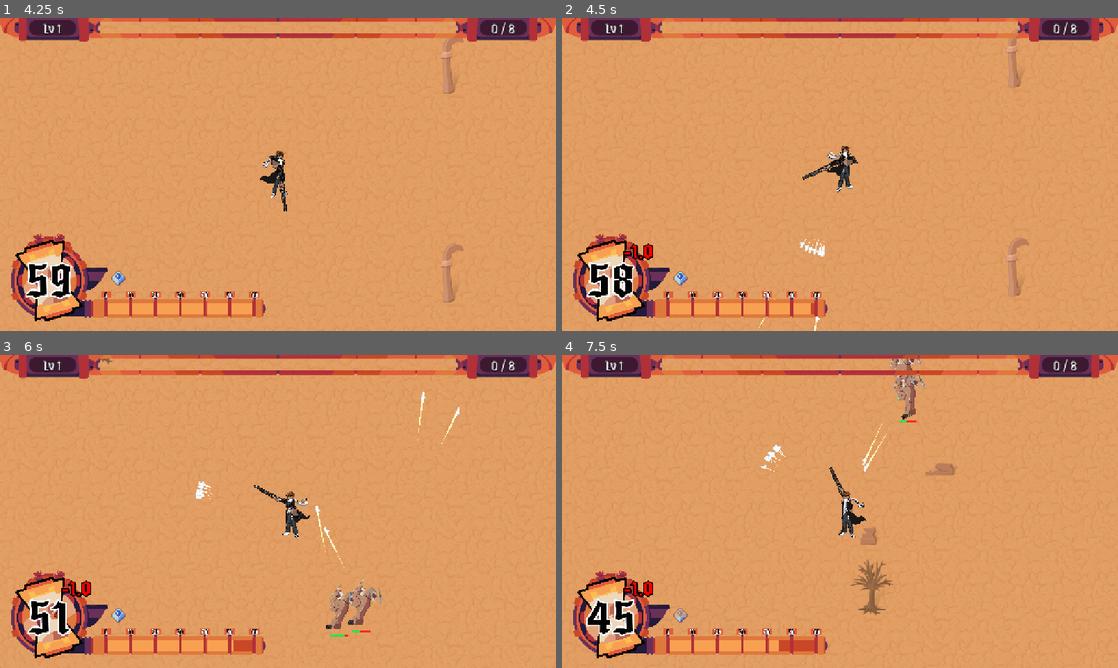
Above: before the commit, frames 1-4 (two rows, left to right).
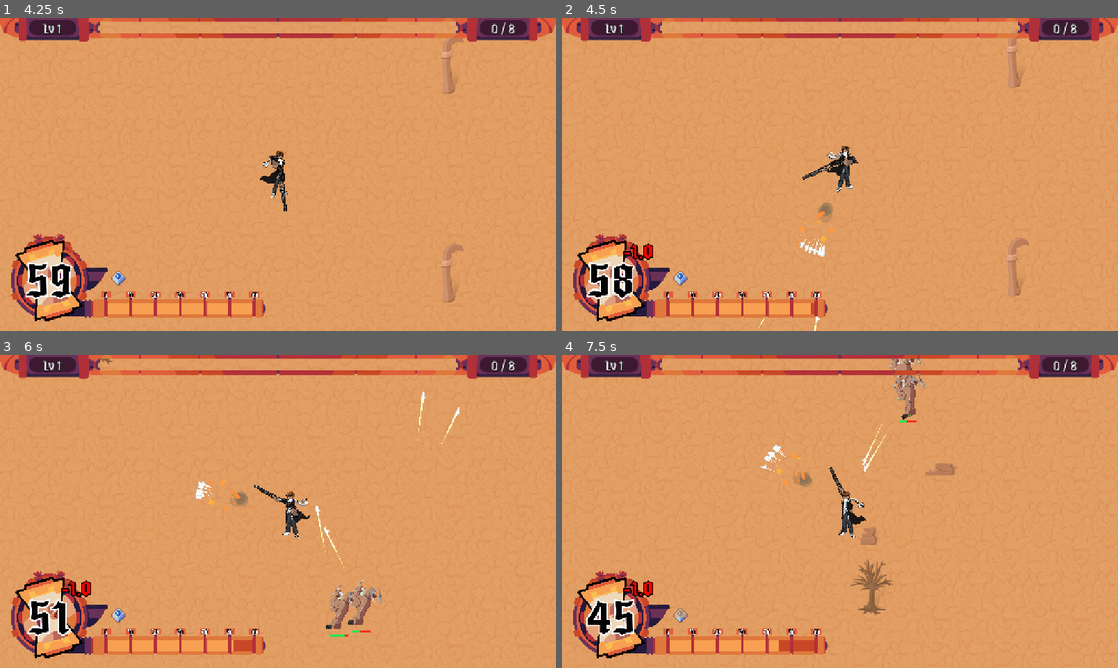
Above: after the commit, the same moments.

Repository: chiefpat450119/GMTK-2026
Game: Godot game, scene res://scenes/main.tscn
Two runs of this game, one before a commit and one after it. Both use one fixed random seed, a clock stepped at 60 frames per second and the inputs below.
Inputs (mouse positions are in pixels of both pictures, inside the frame that each line leads up to):
- Up to frame 1 (4.25 s): tap Enter at 0.5 s; move the mouse to (400, 158) at 0.52 s; press the mouse at (400, 158) at 0.53 s; hold D (Right) 0.53-1.25 s; release the mouse at (400, 158) at 1.25 s; drag from (166, 190) to (250, 237) at 1.27 s; click "Play" at 2 s; move the mouse to (333, 105) at 2.77 s; press the mouse at (333, 105) at 2.78 s; hold D (Right) 2.78-3.5 s; release the mouse at (333, 105) at 3.5 s; click "Shotgun" at 3.5 s
- Up to frame 2 (4.5 s): drag from (812, 237) to (673, 127) at 4.27 s
- Up to frame 3 (6 s): move the mouse to (444, 558) at 5.02 s; press the mouse at (444, 558) at 5.03 s; hold A (Left) 5.03-5.75 s; tap O at 5.1 s; release the mouse at (444, 558) at 5.75 s; drag from (111, 464) to (389, 464) at 5.77 s
- Up to frame 4 (7.5 s): move the mouse to (867, 511) at 6.52 s; press the mouse at (867, 511) at 6.53 s; hold S (Down) 6.53-7.25 s; tap Shift (Dash) at 6.6 s; release the mouse at (867, 511) at 7.25 s; drag from (756, 433) to (890, 395) at 7.27 s

Frame 1 is identical in both runs. In frame 2, 0.2% of the frame differs, in the area x 42-49%, y 58-74%; in frame 3, 0.2%; in frame 4, 0.2%.

Commit message:
Add muzzle flash to guns

Diff:
--- a/scenes/effects/muzzle_flash.gd
+++ b/scenes/effects/muzzle_flash.gd
@@ -38,6 +38,12 @@
 @export var flash_time := 0.055
 ## What each polygon grows to over [member flash_time], against its authored scale.
 @export var flash_growth := 1.9
+## Multiplied into every layer's colour, alpha included. White leaves the scene's own
+## alone. This is how a gun recolours its flash: the gradients and polygon colours are
+## sub-resources of this scene and so are shared by every instance of it, meaning a gun
+## that edited them directly would recolour every other gun's flash too.
+@export var tint := Color.WHITE:
+	set = set_tint
 ## Fire once as soon as this enters the tree. For spawn-per-shot use.
 @export var autostart := false
 ## Free this node once a flash has fully died out, embers included.
@@ -49,7 +55,10 @@
 
 var _emitters: Array[CPUParticles2D] = []
 var _polygons: Array[Polygon2D] = []
+# Every emitter and polygon, in one list, purely so tint has something to walk.
+var _layers: Array[CanvasItem] = []
 var _base_scale := Vector2.ONE
+var _base_modulates: Array[Color] = []
 var _base_poly_scales: Array[Vector2] = []
 var _base_poly_alphas: Array[float] = []
 var _flash_tween: Tween
@@ -60,18 +69,28 @@
 	_base_scale = scale
 
 	for child in get_children():
-		if child is CPUParticles2D:
-			var emitter := child as CPUParticles2D
+		var layer := child as CanvasItem
+		if layer == null:
+			continue
+
+		if layer is CPUParticles2D:
+			var emitter := layer as CPUParticles2D
 			_emitters.append(emitter)
 			emitter.one_shot = false
 			emitter.emitting = false
-		elif child is Polygon2D:
-			var poly := child as Polygon2D
+		elif layer is Polygon2D:
+			var poly := layer as Polygon2D
 			_polygons.append(poly)
 			_base_poly_scales.append(poly.scale)
 			_base_poly_alphas.append(poly.modulate.a)
 			poly.modulate.a = 0.0
+		else:
+			continue
 
+		_layers.append(layer)
+		_base_modulates.append(layer.self_modulate)
+
+	_apply_tint()
 	set_process(false)
 	reset_physics_interpolation()
 
@@ -102,6 +121,18 @@
 		emitter.emitting = false
 		emitter.restart()
 		emitter.emitting = false
+
+
+func set_tint(value: Color) -> void:
+	tint = value
+	_apply_tint()
+
+
+# self_modulate rather than modulate, because the polygons' modulate is what the flash
+# tween drives — writing a tint there would be wiped on the next shot.
+func _apply_tint() -> void:
+	for i in _layers.size():
+		_layers[i].self_modulate = _base_modulates[i] * tint
 
 
 func _process(delta: float) -> void:
--- a/scenes/effects/muzzle_flash.tscn
+++ b/scenes/effects/muzzle_flash.tscn
@@ -83,7 +83,7 @@
 
 [node name="Embers" type="CPUParticles2D" parent="." unique_id=1565995307]
 emitting = false
-amount = 72
+amount = 50
 texture = ExtResource("4_ember")
 lifetime = 0.32
 lifetime_randomness = 0.5
--- a/scenes/entities/weapons/gun.gd
+++ b/scenes/entities/weapons/gun.gd
@@ -41,6 +41,7 @@
 ## Camera trauma per trigger pull. Well under what a hit is worth: this fires
 ## constantly, so it wants to read as recoil rather than as an event.
 @export var shot_trauma : float = 0.2
+@export var muzzle_flash : MuzzleFlash
 const SUSTAINED_TRAUMA_LIMIT : float = 2.0
 
 var can_fire : bool = true
@@ -100,6 +101,8 @@
 	# swapped out or freed while it rings.
 	_shake_camera(shot_trauma)
 	SFX.play(fire_sfx)
+	if muzzle_flash:
+		muzzle_flash.fire()
 
 	# Fire cooldown
 	await get_tree().create_timer(fire_cooldown_stat.current_val(base_fire_cooldown) / 2).timeout
--- a/scenes/entities/weapons/machine_gun.tscn
+++ b/scenes/entities/weapons/machine_gun.tscn
@@ -9,8 +9,9 @@
 [ext_resource type="Resource" uid="uid://btmnp0s0wl3jj" path="res://resources/stats/player_stats/player_shot_cost_stat.tres" id="5_wp88b"]
 [ext_resource type="Texture2D" uid="uid://dr3miewg42tm5" path="res://assets/guns/machinegun.png" id="8_s8eaq"]
 [ext_resource type="Resource" uid="uid://ctrailmg0001" path="res://resources/trails/machinegun_trail.tres" id="9_trlmg"]
+[ext_resource type="PackedScene" uid="uid://cmu00lefx0001" path="res://scenes/effects/muzzle_flash.tscn" id="10_mflash"]
 
-[node name="Machine Gun" type="Node2D" unique_id=933200610 node_paths=PackedStringArray("sprite", "projectile_spawn_point")]
+[node name="Machine Gun" type="Node2D" unique_id=933200610 node_paths=PackedStringArray("sprite", "projectile_spawn_point", "muzzle_flash")]
 script = ExtResource("1_qfmm5")
 spend_sand_event = ExtResource("2_s8eaq")
 sprite = NodePath("Sprite2D")
@@ -29,6 +30,7 @@
 projectile_trail = ExtResource("9_trlmg")
 fire_sfx = &"machine_gun"
 shot_trauma = 0.12
+muzzle_flash = NodePath("Projectile Spawn Point/MuzzleFlash")
 
 [node name="Sprite2D" type="Sprite2D" parent="." unique_id=1441832555]
 z_index = 3
@@ -38,3 +40,14 @@
 
 [node name="Projectile Spawn Point" type="Node2D" parent="." unique_id=1642815895]
 position = Vector2(103, 2)
+
+[node name="MuzzleFlash" parent="Projectile Spawn Point" unique_id=321165067 instance=ExtResource("10_mflash")]
+z_index = 4
+scale = Vector2(0.6, 0.6)
+scale_max = 1.0
+emit_window = 0.028
+size_jitter = 0.18
+flash_roll = 14.0
+flash_time = 0.045
+flash_growth = 1.7
+tint = Color(1, 0.95, 0.85, 1)
--- a/scenes/entities/weapons/railgun.gd
+++ b/scenes/entities/weapons/railgun.gd
@@ -84,6 +84,10 @@
 
 	var charge_ratio := _charge_ratio(charge)
 	_shake_camera(shot_trauma * lerpf(1.0, CHARGED_TRAUMA_SCALE, charge_ratio))
+	# The one weapon whose flash varies shot to shot — a tapped shot barely sparks, a
+	# full coil dumps everything it was holding.
+	if muzzle_flash:
+		muzzle_flash.fire(charge_ratio)
 	# This overrides Gun.shoot() outright rather than calling into it, so the shot
 	# report has to be raised here as well.
 	SFX.play(fire_sfx)
--- a/scenes/entities/weapons/railgun.tscn
+++ b/scenes/entities/weapons/railgun.tscn
@@ -11,8 +11,9 @@
 [ext_resource type="Script" uid="uid://bqx7n2rflatvm" path="res://scenes/entities/weapons/railgun_charge_fill.gd" id="9_2j11h"]
 [ext_resource type="PackedScene" uid="uid://csparkfx0001" path="res://scenes/effects/energy_sparks.tscn" id="10_2j11h"]
 [ext_resource type="Resource" uid="uid://ctrailrg0001" path="res://resources/trails/railgun_trail.tres" id="11_trlrg"]
+[ext_resource type="PackedScene" uid="uid://cmu00lefx0001" path="res://scenes/effects/muzzle_flash.tscn" id="12_mflash"]
 
-[node name="Railgun" type="Node2D" unique_id=933200610 node_paths=PackedStringArray("charge_fill", "sprite", "projectile_spawn_point")]
+[node name="Railgun" type="Node2D" unique_id=933200610 node_paths=PackedStringArray("charge_fill", "sprite", "projectile_spawn_point", "muzzle_flash")]
 script = ExtResource("1_2j11h")
 max_charge_amount = 4.0
 charge_rate = 1.0
@@ -35,6 +36,7 @@
 projectile_trail = ExtResource("11_trlrg")
 fire_sfx = &"laser_boom"
 shot_trauma = 0.18
+muzzle_flash = NodePath("Bullet Spawn Point/MuzzleFlash")
 
 [node name="Sprite2D" type="Sprite2D" parent="." unique_id=1441832555]
 z_index = 3
@@ -46,7 +48,18 @@
 script = ExtResource("9_2j11h")
 sparks = NodePath("EnergySparks")
 
-[node name="EnergySparks" parent="Sprite2D/ChargeFill" instance=ExtResource("10_2j11h")]
+[node name="EnergySparks" parent="Sprite2D/ChargeFill" unique_id=125761367 instance=ExtResource("10_2j11h")]
 
 [node name="Bullet Spawn Point" type="Node2D" parent="." unique_id=1642815895]
 position = Vector2(121, 0)
+
+[node name="MuzzleFlash" parent="Bullet Spawn Point" unique_id=1261853424 instance=ExtResource("12_mflash")]
+z_index = 4
+scale = Vector2(0.9, 0.9)
+scale_min = 1.0
+scale_max = 1.7
+amount_min = 0.8
+emit_window = 0.05
+flash_time = 0.075
+flash_growth = 2.1
+tint = Color(0.75, 1.05, 1.6, 1)
--- a/scenes/entities/weapons/shotgun.tscn
+++ b/scenes/entities/weapons/shotgun.tscn
@@ -9,8 +9,9 @@
 [ext_resource type="Resource" uid="uid://btmnp0s0wl3jj" path="res://resources/stats/player_stats/player_shot_cost_stat.tres" id="5_nc227"]
 [ext_resource type="Texture2D" uid="uid://b603kdu3cjyds" path="res://assets/guns/shotgun.png" id="8_hyjqx"]
 [ext_resource type="Resource" uid="uid://ctrailsg0001" path="res://resources/trails/shotgun_trail.tres" id="9_trlsg"]
+[ext_resource type="PackedScene" uid="uid://cmu00lefx0001" path="res://scenes/effects/muzzle_flash.tscn" id="10_mflash"]
 
-[node name="Shotgun" type="Node2D" unique_id=933200610 node_paths=PackedStringArray("sprite", "projectile_spawn_point")]
+[node name="Shotgun" type="Node2D" unique_id=933200610 node_paths=PackedStringArray("sprite", "projectile_spawn_point", "muzzle_flash")]
 script = ExtResource("1_2b38s")
 spend_sand_event = ExtResource("2_hyjqx")
 sprite = NodePath("Sprite2D")
@@ -30,6 +31,7 @@
 fire_sfx = &"shotgun"
 reload_sfx = &"shotgun_reload"
 shot_trauma = 0.4
+muzzle_flash = NodePath("Projectile Spawn Point/MuzzleFlash")
 
 [node name="Sprite2D" type="Sprite2D" parent="." unique_id=1441832555]
 position = Vector2(60.408268, 0.065790415)
@@ -38,3 +40,14 @@
 
 [node name="Projectile Spawn Point" type="Node2D" parent="." unique_id=1642815895]
 position = Vector2(130, -8)
+
+[node name="MuzzleFlash" parent="Projectile Spawn Point" unique_id=1732749152 instance=ExtResource("10_mflash")]
+z_index = 1
+scale = Vector2(1.25, 1.25)
+scale_max = 1.0
+emit_window = 0.07
+size_jitter = 0.09
+flash_roll = 17.0
+flash_time = 0.08
+flash_growth = 2.4
+tint = Color(1, 0.88, 0.7, 1)
